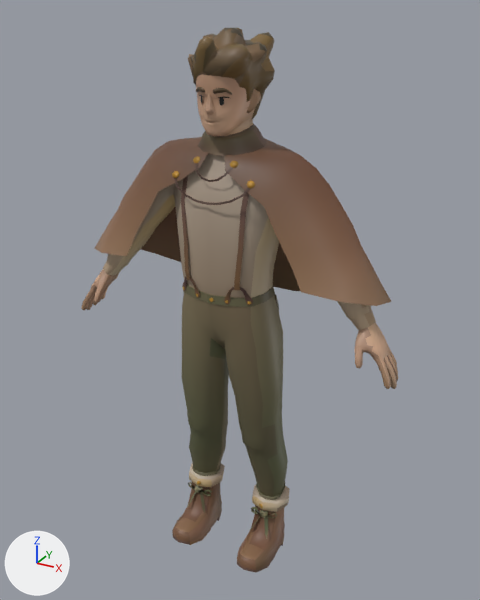
A saved change to the FBX model Assets/test/MaleBody.fbx.
One viewpoint serves both versions: a 50 mm camera at (1.9, -3.31, 3.58) aimed at (0.01, 0.14, 1.86). Every picture has the same lights, and +X, +Y and +Z are marked at lower left. Where no turn or scale is listed for an object, it has been applied to the vertices.

In view in the first picture: 'Base Body', 'Boots', 'Cape', 'CapeCollar', 'Hair', 'Pants', 'Shirt', 'Straps'.
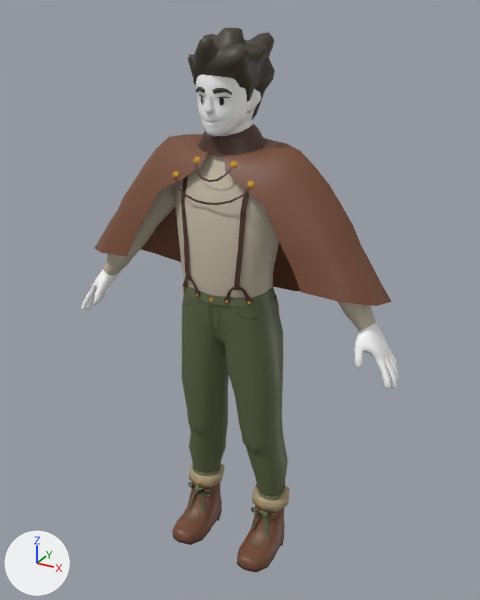
Changed parts and their boxes (x1, y1, x2, y2) in the pictures (480 x 600 px; the box of a moved part takes in the faces that stretch with it):
'Cape', surface changed, reshaped
    before: (94, 137, 391, 306)
    after: (94, 134, 391, 306)
'Pants', surface changed (brown to green)
    both: (182, 285, 283, 500)
'Shirt', surface changed (brown to grey)
    both: (103, 154, 376, 331)
'Base Body', surface changed (brown to grey)
    both: (81, 74, 398, 389)
'Boots', surface changed
    both: (173, 463, 289, 573)
'Hair', surface changed (brown to grey)
    both: (188, 27, 275, 119)
'CapeCollar', surface changed
    both: (198, 124, 267, 156)
'Straps', surface changed
    both: (181, 176, 279, 311)
part 1 of me_cube_005, moved or reshaped
    before: (209, 303, 231, 341)
    after: (210, 304, 231, 341)
part 2 of me_cube_005, surface changed (brown to green)
    both: (182, 285, 283, 500)
part 3 of me_cube_014, surface changed
    both: (196, 87, 232, 95)
part 4 of me_cube_014, recoloured (brown to grey)
    both: (81, 74, 398, 389)
part 6 of me_cylinder_003, moved or reshaped
    before: (256, 139, 317, 183)
    after: (256, 138, 317, 183)
part 7 of me_cylinder_003, moved or reshaped
    before: (153, 137, 202, 167)
    after: (153, 134, 203, 167)
part 8 of me_cylinder_003, surface changed
    both: (94, 145, 391, 306)
part 10 of me_cube_019, surface changed
    both: (172, 463, 290, 573)

Patch to the scene script:
```diff
--- a/Assets/test/MaleBody.fbx.py
+++ b/Assets/test/MaleBody.fbx.py
@@ mat_player @@
 mat_player = principled_material('Player')
-mat_player.texture = img_playertexture_png  # with its transparency
+mat_player.texture = img_playerclothes_png  # with its transparency
@@ mat_skin @@
+mat_skin = principled_material('Skin')
+mat_skin.texture = img_skin_png  # with its transparency
@@ me_cube_014 @@
 me_cube_014.from_pydata(...)  # 1276 vertices, 1180 faces; spans x -1.12..1.12, y -0.21..0.19, z 1.63..3.29
+# me_cube_014 part 3: 1174 kept faces spanning x -1.12..1.12, y -0.21..0.19, z 1.63..3.29 get new texture (UV) coordinates
+# me_cube_014 part 4: 1142 faces spanning x -1.12..1.12, y -0.21..0.19, z 1.63..3.29 switch from mat_player (picture img_playertexture_png) to mat_skin (picture img_skin_png)
 me_cube_014.materials.append(mat_black)
@@ me_mesh @@
 me_mesh.from_pydata(...)  # 288 vertices, 515 faces; spans x -0.219..0.255, y -0.172..0.317, z -0.38..0.145
+# me_mesh part 5: texture (UV) coordinates of 515 of 515 faces, centred in x -0.214..0.252, y -0.17..0.31, z -0.372..0.144, changed; they spanned u 0.05..0.22, v 0.54..0.71 and now span u 0.07..0.12, v 0.94..1.0
 me_mesh.materials.append(mat_player)
@@ me_cube_019 @@
 me_cube_019.from_pydata(...)  # 372 vertices, 326 faces; spans x -0.407..0.407, y -0.274..0.27, z 0.0..0.438
+# me_cube_019 part 10: texture (UV) coordinates of 326 of 326 faces, centred in x -0.386..0.386, y -0.257..0.268, z 0.0..0.438, changed; they spanned u 0.04..0.48, v 0.05..0.98 and now span u 0.01..0.92, v 0.52..1.0
 me_cube_019.materials.append(mat_player)
@@ me_cube_005 @@
 # verts and faces of me_cube_005; kept vertices keep their numbers, new ones are numbered from 336
-me_cube_005.from_pydata(...)  # 336 vertices, 316 faces; spans x -0.37..0.37, y -0.21..0.28, z 0.39..2.03
+me_cube_005.from_pydata(...)  # 334 vertices, 314 faces; spans x -0.37..0.37, y -0.21..0.28, z 0.39..2.03
+# me_cube_005 part 1
+delete_vertices([14, 20])  # with the faces that use them
+faces += [(13, 19, 316, 315), (8, 13, 315, 11), (19, 156, 161, 316), (161, 318, 316)]
+# me_cube_005 part 2: 310 kept faces spanning x -0.37..0.37, y -0.21..0.28, z 0.39..2.03 get new texture (UV) coordinates
 me_cube_005.materials.append(mat_player)
@@ me_cube_017 @@
 me_cube_017.from_pydata(...)  # 360 vertices, 352 faces; spans x -0.95..0.95, y -0.22..0.27, z 1.92..2.92
+# me_cube_017 part 9: texture (UV) coordinates of 352 of 352 faces, centred in x -0.93..0.93, y -0.2..0.25, z 1.95..2.9, changed; they spanned u 0.28..0.46, v 0.31..0.47 and now span u 0.01..0.37, v 0.01..1.38
 me_cube_017.materials.append(mat_player)
@@ me_cylinder_003 @@
 me_cylinder_003.from_pydata(...)  # 317 vertices, 250 faces; spans x -1.02..1.02, y -0.29..0.36, z -1.02..0.02
-me_cylinder_003.vertices[39].co = (0.34, 0.17, -0.09)
-me_cylinder_003.vertices[48].co = (0.38, -0.09, -0.06)  # pixel (285, 160)
-me_cylinder_003.vertices[200].co = (-0.34, 0.17, -0.09)
-me_cylinder_003.vertices[208].co = (-0.38, -0.09, -0.06)  # pixel (168, 147)
+# me_cylinder_003 part 6
+for i in [8, 9, 24, 28, 42, 51]: me_cylinder_003.vertices[i].co += Vector((0.0, 0.0, 0.02))
+me_cylinder_003.vertices[39].co = (0.34, 0.17, -0.08)
+me_cylinder_003.vertices[48].co = (0.38, -0.09, -0.05)  # pixel (285, 158)
+# me_cylinder_003 part 7
+for i in [172, 173, 186, 189, 202, 211]: me_cylinder_003.vertices[i].co += Vector((0.0, 0.0, 0.02))
+me_cylinder_003.vertices[200].co = (-0.34, 0.17, -0.08)
+me_cylinder_003.vertices[208].co = (-0.38, -0.09, -0.05)  # pixel (167, 145)
+# me_cylinder_003 part 8: texture (UV) coordinates of 250 of 250 faces, centred in x -0.96..0.96, y -0.29..0.35, z -0.97..-0.02, changed; they spanned u 0.02..0.44, v 0.07..0.67 and now span u 0.13..0.42, v 0.95..0.99
 me_cylinder_003.materials.append(mat_player)
```
